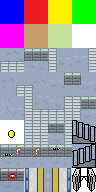
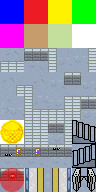
Layer changes from the first (96, 192) image to the second:
moved "Layer 2" above "Ellipse 1", painted on it over [0, 120, 24, 144]
added layer "Ellipse 1" (50%) above "Rectangle 1" over [0, 168, 24, 192]
renamed "Layer 6" to "Rectangle 1", hid it, opacity 100% → 50%, painted on it, masked it over [0, 168, 96, 192]
removed layer "Layer 3" over [0, 168, 24, 192]
moved "Layer 0" above "Layer 1", painted on it over [0, 120, 96, 192]
painted on "Layer 1" over [72, 168, 96, 192]
